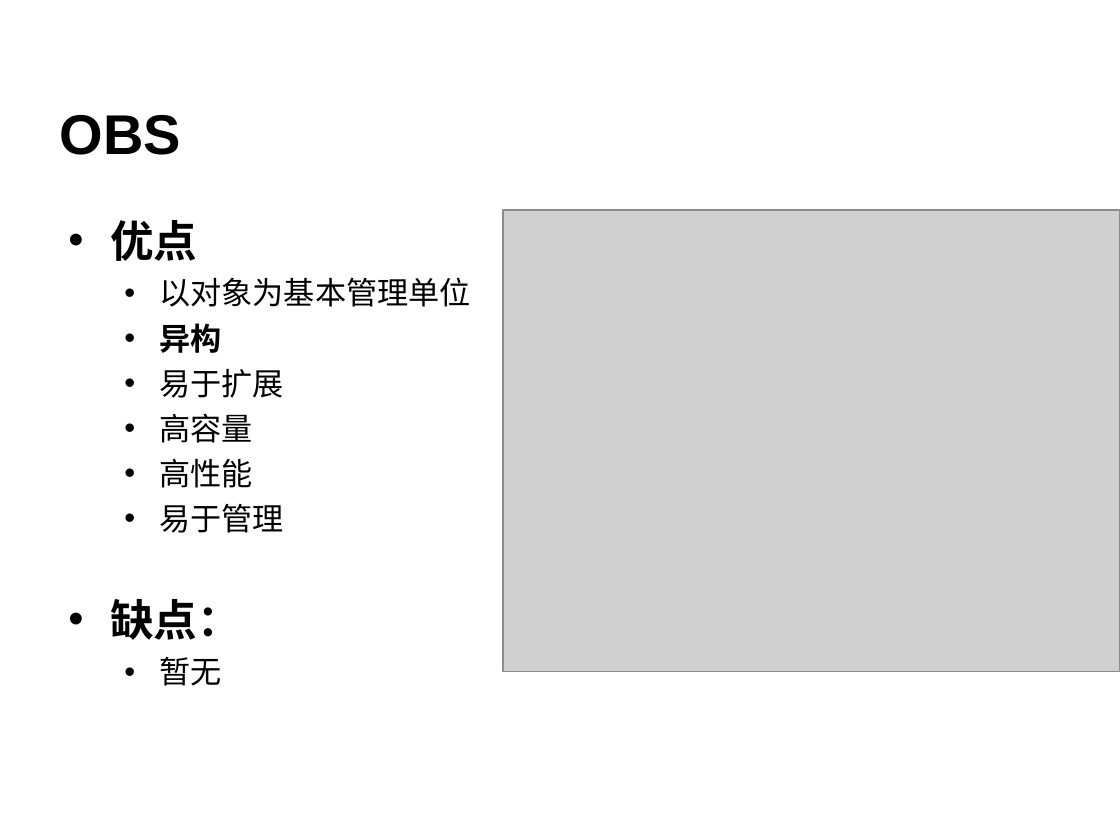
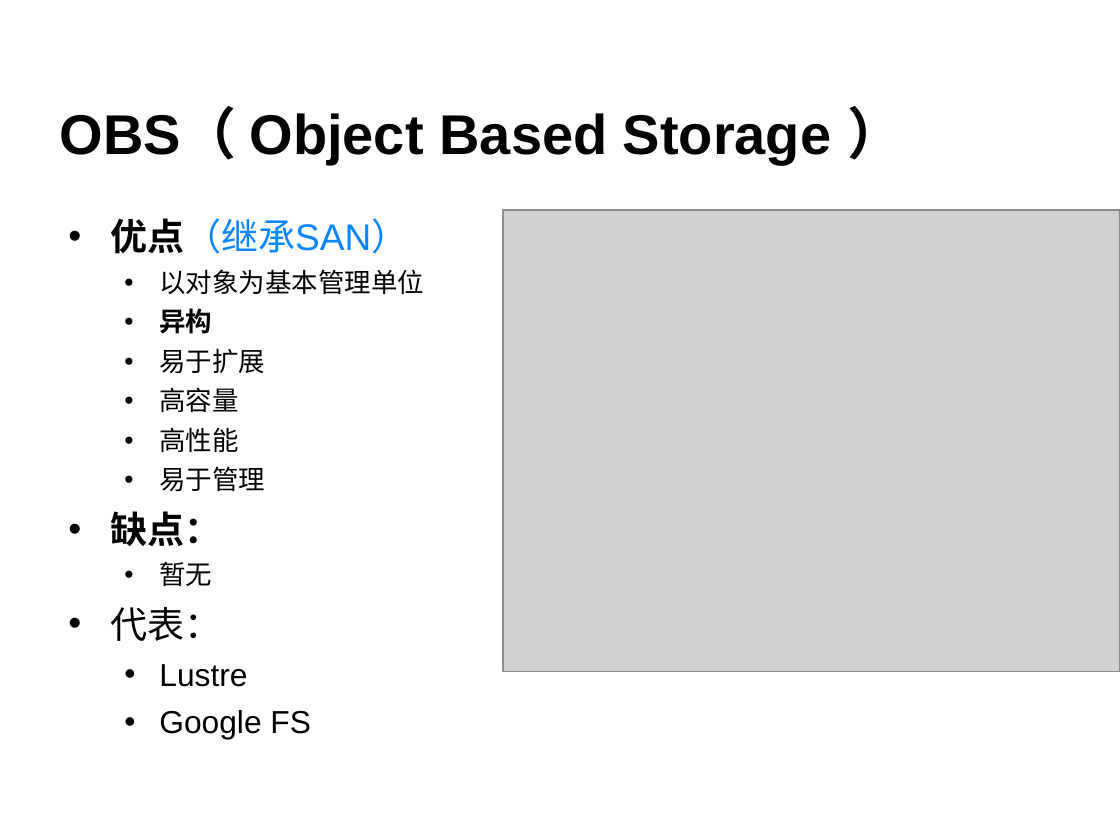
Before and after one commit to cheliequan/idning-paper, a slide deck: slide 8 of draft/答辩.ppt. Drawn at 1120x840 pixels with LibreOffice and Linux fonts; fonts in the diff are those of the drawing; grey boxes stand for pictures; background and template pictures are left out. Boxes give left, top, right and bottom in pixels: in the first picture for what was removed or moved away, otherwise in the second. Text is boxed around its words. In the diff, an @@ line names an element or a change of style, - is before the commit and + after.

```diff
--- a/draft/答辩.ppt
+++ b/draft/答辩.ppt
@@ title at bbox=[60, 110, 831, 164]: text changed @@
-OBS
+OBS（ Object Based Storage ）
@@ text at bbox=[110, 218, 408, 254]: text changed; size 28 to 23.8 pt; text colour #000000 to #0A85FF; bold off @@
-• 优点
+• 优点（继承SAN）
@@ text at bbox=[110, 269, 424, 586]: size 20 to 17 pt in "以对象为基本管理单位", "异构", "易于扩展", "高容量" and 3 more places; size 28 to 23.8 pt in "缺点：" @@
@@ text at bbox=[110, 607, 311, 739]: paragraphs added @@
+• 代表：
+  • Lustre
+  • Google FS
```
Also in this commit, not shown: 14 other slides changed, 2 slides added.
